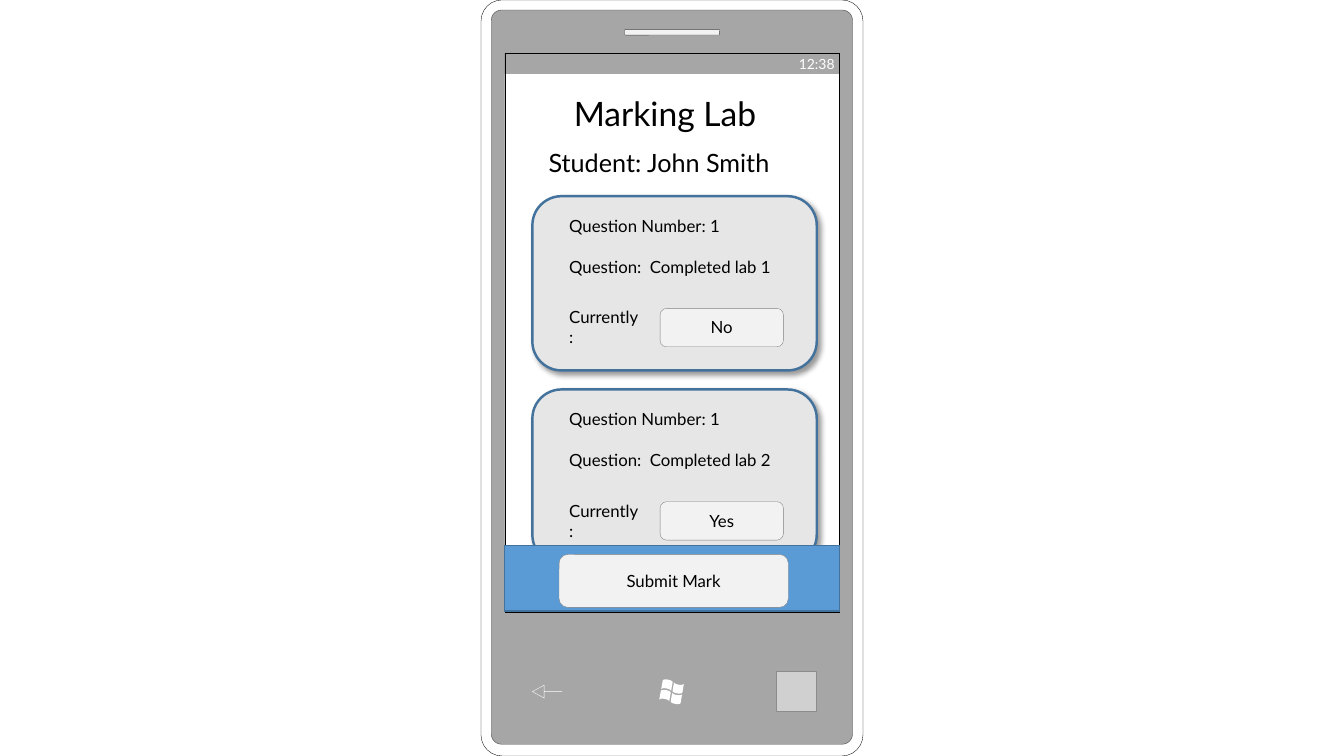
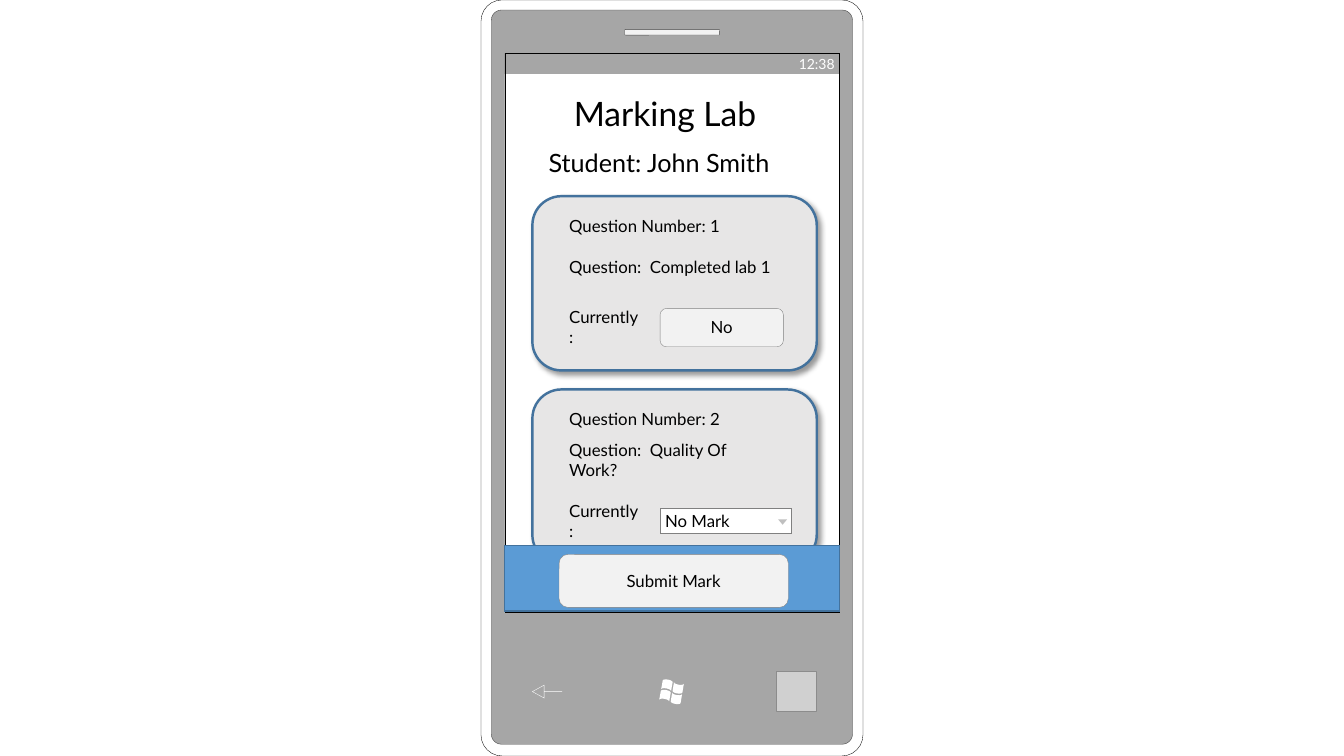
Before and after one commit to lewis785/Dissertation, a slide deck: slide 8 of Document/Final Submission/Designs.pptx (slide 3 before the commit). Drawn at 1344x756 pixels with LibreOffice and Linux fonts; fonts in the diff are those of the drawing; grey boxes stand for pictures. Boxes give left, top, right and bottom in pixels: in the first picture for what was removed or moved away, otherwise in the second. Text is boxed around its words. In the diff, an @@ line names an element or a change of style, - is before the commit and + after.

```diff
--- a/Document/Final Submission/Designs.pptx
+++ b/Document/Final Submission/Designs.pptx
@@ text at <box>569,412,720,428</box>: text changed @@
-Question Number: 1
+Question Number: 2
@@ text at <box>569,443,726,476</box>: text changed @@
-Question: Completed lab 2
+Question: Quality Of Work?
@@ rounded rectangle removed at <box>660,502,783,540</box> @@
-Yes
@@ rectangle added at <box>660,508,792,533</box>, fill #FFFFFF, outline #808080 0.25 pt, 12 pt, text #000000 @@
+No Mark
@@ triangle added at <box>778,519,787,524</box>, fill #BFBFBF @@
```
Also in this commit, not shown: 1 other slide changed, 9 slides added, 23 other files.
